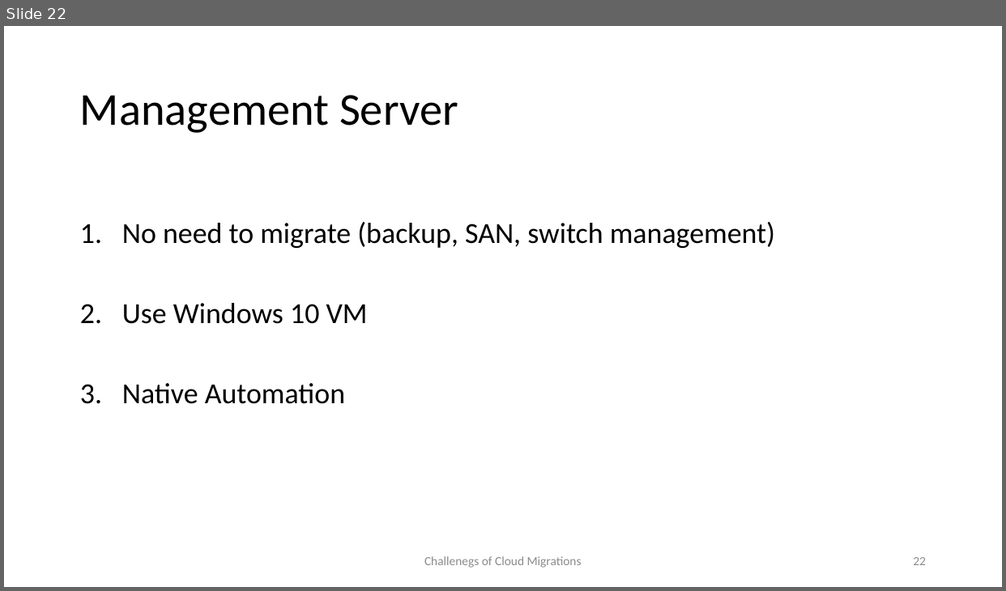
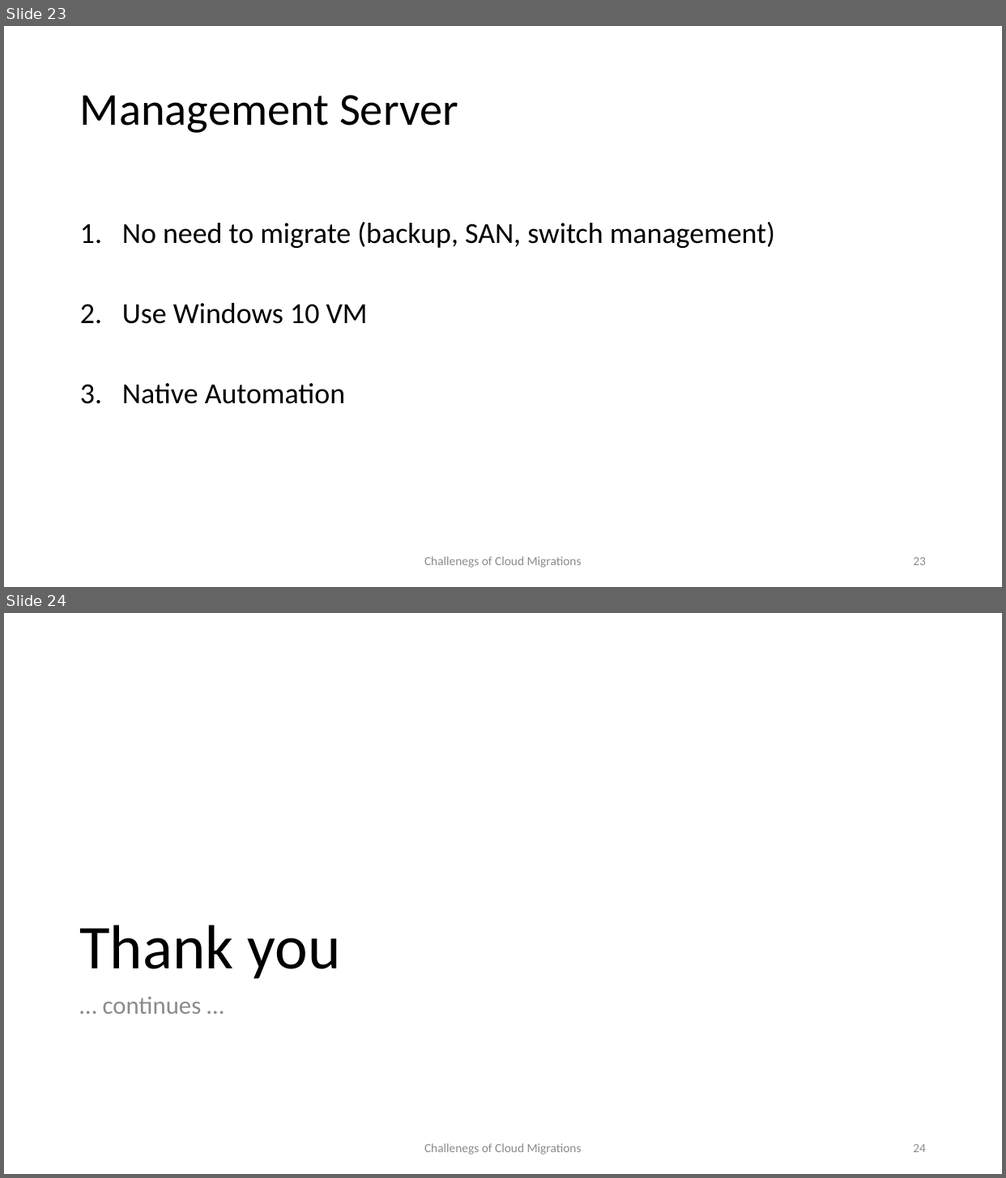
Before and after one commit to wrijugh/techtalks, a slide deck: slides/Challenges-of-Cloud-Migrations-Aug22.pptx. Shown one above the other, each under a label of ours: slide 22 before the commit, slides 23 and 24 after it. The pictures are 1006x591 and 1006x1178 pixels, drawn with LibreOffice and Linux fonts; fonts in the diff are those of the drawing. Boxes give left, top, right and bottom in pixels: in the first picture for what was removed or moved away, otherwise in the second. Text is boxed around its words. In the diff, an @@ line names an element or a change of style, - is before the commit and + after.

```diff
--- a/slides/Challenges-of-Cloud-Migrations-Aug22.pptx
+++ b/slides/Challenges-of-Cloud-Migrations-Aug22.pptx
@@ slide 24 added at (4, 613, 1002, 1174), background #FFFFFF @@
@@ title added at (79, 925, 341, 979), 60 pt, text #000000 @@
+Thank you
@@ text added at (103, 997, 202, 1014), 24 pt, text #8C8C8C @@
+… continues …
@@ text added at (424, 1144, 582, 1155), 12 pt, text #8C8C8C @@
+Challenegs of Cloud Migrations
@@ page number added at (913, 1144, 926, 1152), 12 pt, text #8C8C8C @@
+24
@@ what was slide 22 is now slide 23 @@
@@ page number at (913, 557, 926, 565): text changed @@
-22
+23
```
Also in this commit, not shown: 9 slides changed, 1 other slide added.
